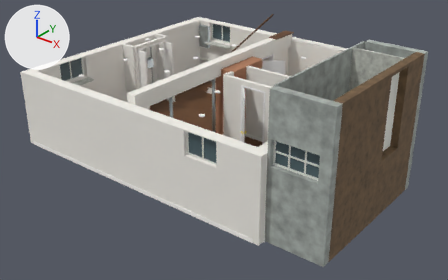
What one commit did to the Blender file static/projects/house-models/basement/basement.blend.
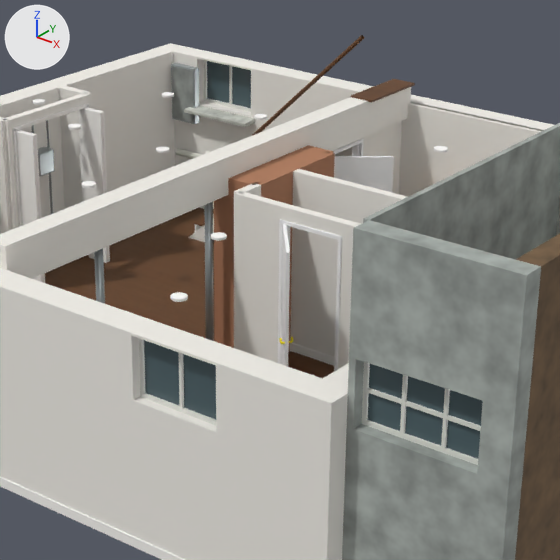
Old and new are each drawn whole from a camera (50 mm lens) standing at (14.18, -16.3, 7.76) and looking at (4.7, -4.45, 0.41) and again close up on the part from 30% to 78% of the width and 0% to 78% of the height. Every picture has the same lights, and +X, +Y and +Z are marked at upper left. The older version's two pictures come first.

Objects in the first close-up: 'Existing/Bulkhead house side/2/0', 'Existing/Bulkhead window end/1/1', 'Existing/Bulkhead window end/1/3', 'Existing/Support post 3', 'Floor/living', 'bath-bottom', 'bath-top', 'chimney-bottom', 'chimney-left', 'chimney-right', 'chimney-top', 'closet-bottom', 'ext-bottom', 'ext-left', 'ext-top', 'support-beam' and 69 more.
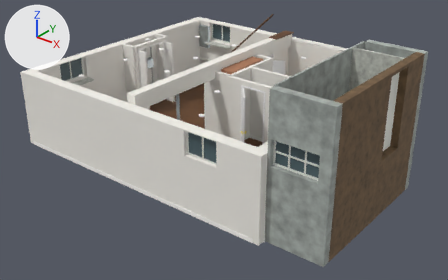
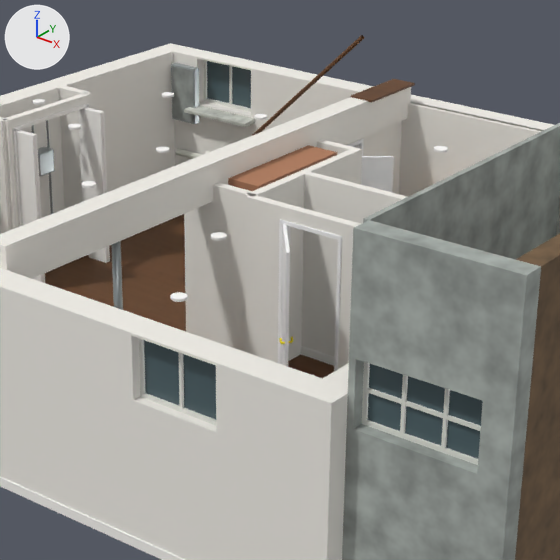
Where the newer file only moved an object's origin or applied its transform, the numbers keep the older frame.

Pixel boxes [x1, y1, x2, y2] of what changed, in the close-ups (560 x 560 px; the box of a moved part takes in the faces that stretch with it):
'chimney-bottom', recoloured, reshaped (61% wider)
    before: [214, 176, 257, 348]
    after: [184, 182, 254, 352]
'chimney-right', recoloured, reshaped (35% wider, 6% taller)
    before: [254, 152, 335, 351]
    after: [252, 149, 362, 361]
'Existing/Support post 3', moved
    before: [94, 248, 105, 304]
    after: [112, 241, 123, 310]
'chimney-top', reshaped, recoloured (mostly hidden before)
    before: [303, 145, 334, 153]
    after: [317, 140, 360, 155]
part 4 of me_chimney_left, moved or reshaped (not visible afterwards)
    before: [214, 216, 215, 318]

The change, as a list of edits to the scene's bpy script:
```text
Change me_chimney_top:
    remove me_chimney_top.from_pydata(...)  # 8 vertices, 6 faces; spans x 3.9..4.44, y -2.49..-2.39, z 0.0..2.12
    remove me_chimney_top.materials.append(mat_house_brick)  # brown #b07b5c
    add me_chimney_top.from_pydata(...)  # 8 vertices, 6 faces; spans x 3.69..4.64, y -2.23..-2.13, z 0.0..2.12
    me_chimney_top part 1
    me_chimney_top.vertices[0].co: (3.9, -2.49, 0.0) -> (3.79, -2.23, 0.0)
    me_chimney_top.vertices[1].co: (3.9, -2.39, 0.0) -> (3.69, -2.13, 0.0)
    me_chimney_top.vertices[2].co: (4.44, -2.39, 0.0) -> (4.64, -2.13, 0.0)
    me_chimney_top.vertices[3].co: (4.44, -2.49, 0.0) -> (4.54, -2.23, 0.0)
    me_chimney_top.vertices[4].co: (3.9, -2.49, 2.12) -> (3.79, -2.23, 2.12)
    me_chimney_top.vertices[5].co: (3.9, -2.39, 2.12) -> (3.69, -2.13, 2.12)
    me_chimney_top.vertices[6].co: (4.44, -2.39, 2.12) -> (4.64, -2.13, 2.12)  # pixel (333, 151) -> pixel (362, 149)
    me_chimney_top.vertices[7].co: (4.44, -2.49, 2.12) -> (4.54, -2.23, 2.12)  # pixel (328, 153) -> pixel (349, 149)
    add me_chimney_top.materials.append(mat_house_paint)  # white #f3f0e9
Change me_chimney_right:
    remove me_chimney_right.from_pydata(...)  # 8 vertices, 6 faces; spans x 4.38..4.49, y -3.76..-2.44, z 0.0..2.12
    remove me_chimney_right.materials.append(mat_house_brick)  # brown #b07b5c
    add me_chimney_right.from_pydata(...)  # 8 vertices, 6 faces; spans x 4.54..4.64, y -4.07..-2.13, z 0.0..2.12
    me_chimney_right part 2
    me_chimney_right.vertices[0].co: (4.38, -2.44, 0.0) -> (4.54, -2.23, 0.0)
    me_chimney_right.vertices[1].co: (4.49, -2.44, 0.0) -> (4.64, -2.13, 0.0)
    me_chimney_right.vertices[2].co: (4.49, -3.76, 0.0) -> (4.64, -4.07, 0.0)
    me_chimney_right.vertices[3].co: (4.38, -3.76, 0.0) -> (4.54, -3.97, 0.0)
    me_chimney_right.vertices[4].co: (4.38, -2.44, 2.12) -> (4.54, -2.23, 2.12)  # pixel (327, 151) -> pixel (349, 149)
    me_chimney_right.vertices[5].co: (4.49, -2.44, 2.12) -> (4.64, -2.13, 2.12)  # pixel (334, 153) -> pixel (362, 149)
    me_chimney_right.vertices[6].co: (4.49, -3.76, 2.12) -> (4.64, -4.07, 2.12)  # pixel (261, 184) -> pixel (254, 196)
    me_chimney_right.vertices[7].co: (4.38, -3.76, 2.12) -> (4.54, -3.97, 2.12)  # pixel (253, 182) -> pixel (252, 191)
    add me_chimney_right.materials.append(mat_house_paint)  # white #f3f0e9
Change me_chimney_bottom:
    remove me_chimney_bottom.from_pydata(...)  # 8 vertices, 6 faces; spans x 3.9..4.44, y -3.81..-3.71, z 0.0..2.12
    remove me_chimney_bottom.materials.append(mat_house_brick)  # brown #b07b5c
    add me_chimney_bottom.from_pydata(...)  # 8 vertices, 6 faces; spans x 3.69..4.64, y -4.07..-3.97, z 0.0..2.12
    me_chimney_bottom part 3
    me_chimney_bottom.vertices[0].co: (4.44, -3.71, 0.0) -> (4.54, -3.97, 0.0)
    me_chimney_bottom.vertices[1].co: (4.44, -3.81, 0.0) -> (4.64, -4.07, 0.0)
    me_chimney_bottom.vertices[2].co: (3.9, -3.81, 0.0) -> (3.69, -4.07, 0.0)
    me_chimney_bottom.vertices[3].co: (3.9, -3.71, 0.0) -> (3.79, -3.97, 0.0)
    me_chimney_bottom.vertices[4].co: (4.44, -3.71, 2.12) -> (4.54, -3.97, 2.12)  # pixel (260, 182) -> pixel (252, 191)
    me_chimney_bottom.vertices[5].co: (4.44, -3.81, 2.12) -> (4.64, -4.07, 2.12)  # pixel (254, 185) -> pixel (254, 196)
    me_chimney_bottom.vertices[6].co: (3.9, -3.81, 2.12) -> (3.69, -4.07, 2.12)
    me_chimney_bottom.vertices[7].co: (3.9, -3.71, 2.12) -> (3.79, -3.97, 2.12)
    add me_chimney_bottom.materials.append(mat_house_paint)  # white #f3f0e9
Change me_chimney_left:
    remove me_chimney_left.from_pydata(...)  # 8 vertices, 6 faces; spans x 3.84..3.95, y -3.76..-2.44, z 0.0..2.12
    add me_chimney_left.from_pydata(...)  # 8 vertices, 6 faces; spans x 3.69..3.79, y -4.07..-2.13, z 0.0..2.12
    me_chimney_left part 4
    me_chimney_left.vertices[0].co: (3.95, -3.76, 0.0) -> (3.79, -3.97, 0.0)
    me_chimney_left.vertices[1].co: (3.84, -3.76, 0.0) -> (3.69, -4.07, 0.0)
    me_chimney_left.vertices[2].co: (3.84, -2.44, 0.0) -> (3.69, -2.13, 0.0)
    me_chimney_left.vertices[3].co: (3.95, -2.44, 0.0) -> (3.79, -2.23, 0.0)
    me_chimney_left.vertices[4].co: (3.95, -3.76, 2.12) -> (3.79, -3.97, 2.12)
    me_chimney_left.vertices[5].co: (3.84, -3.76, 2.12) -> (3.69, -4.07, 2.12)
    me_chimney_left.vertices[6].co: (3.84, -2.44, 2.12) -> (3.69, -2.13, 2.12)
    me_chimney_left.vertices[7].co: (3.95, -2.44, 2.12) -> (3.79, -2.23, 2.12)
Change ob_existing_support_post_3:
    ob_existing_support_post_3.location: (3.96, -5.69, 0.97) -> (3.96, -5.44, 0.97)
```
